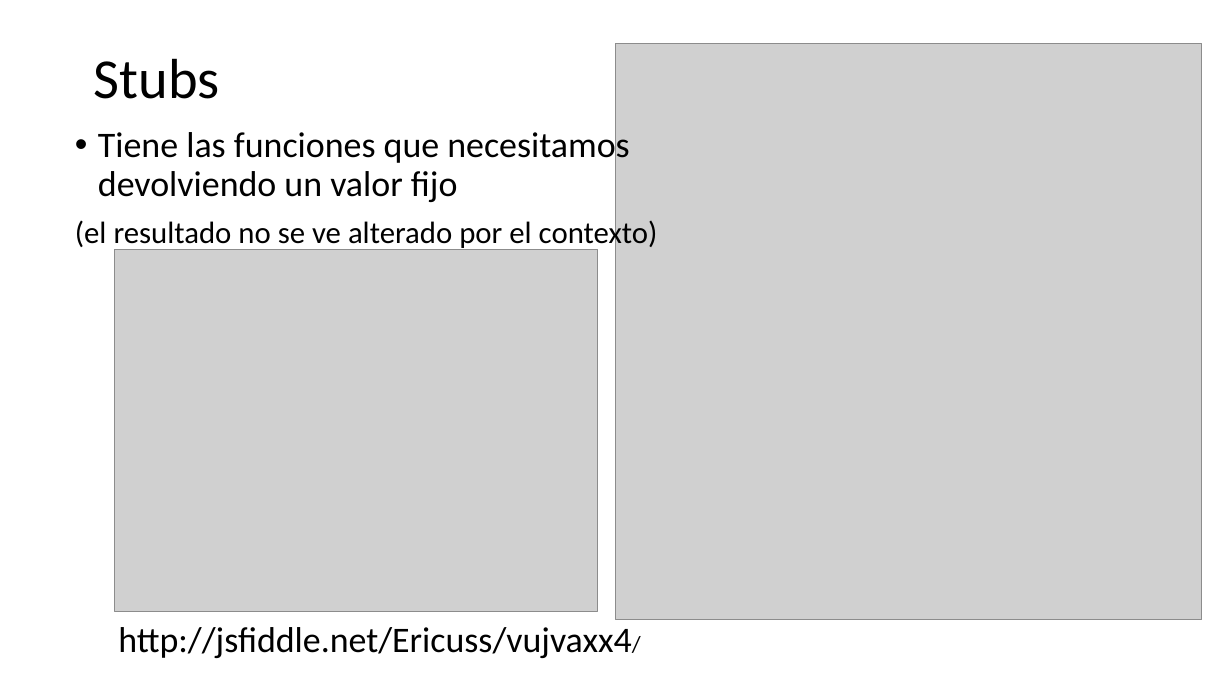
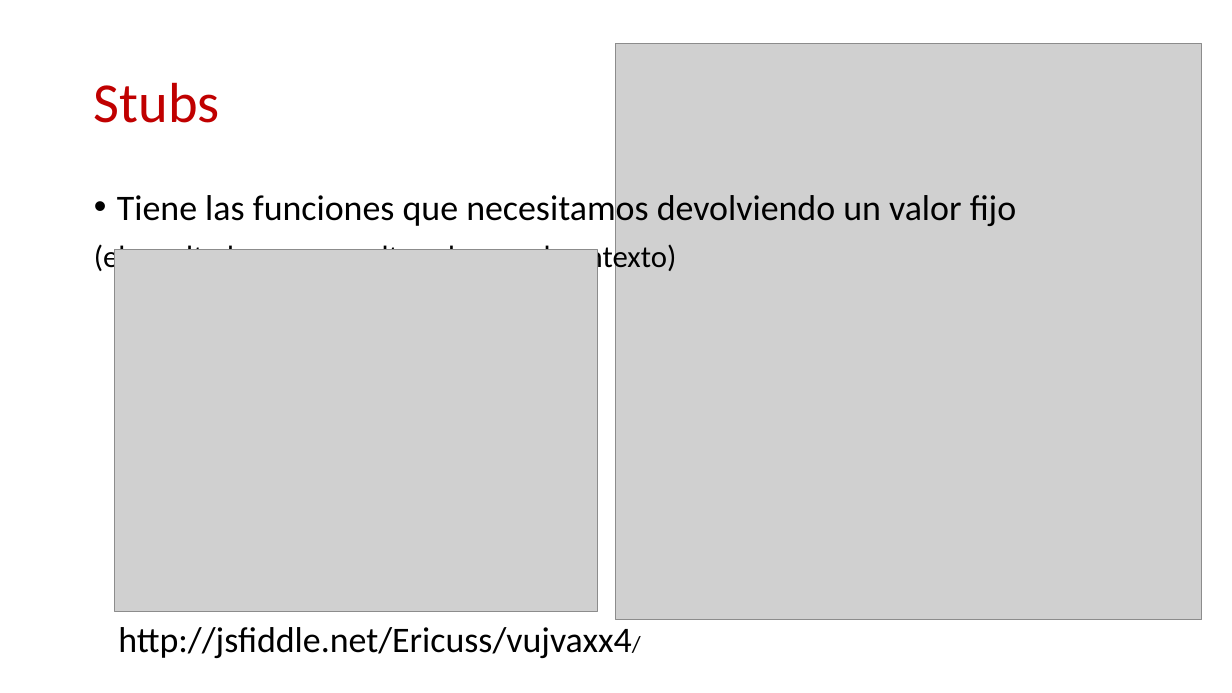
Before and after one commit to ericuss/TDD-Miercolex-Tokiota, a slide deck: slide 6 of Documentacion/jasmine.pptx. Drawn at 1232x693 pixels with LibreOffice and Linux fonts; fonts in the diff are those of the drawing; grey boxes stand for pictures; background and template pictures are left out. Boxes give left, top, right and bottom in pixels: in the first picture for what was removed or moved away, otherwise in the second. Text is boxed around its words. In the diff, an @@ line names an element or a change of style, - is before the commit and + after.

```diff
--- a/Documentacion/jasmine.pptx
+++ b/Documentacion/jasmine.pptx
@@ title "Stubs": place and size @@
-title "Stubs" at [94, 58, 220, 99]
+title "Stubs" at [94, 82, 220, 123]
@@ title "Stubs" at [94, 82, 220, 123]: text colour #000000 to #C00000 @@
@@ text "Tiene las funciones que necesitamos ..." rewrapped from [75, 127, 658, 251] to [94, 190, 1017, 275] @@
```
Also in this commit, not shown: 5 other slides changed, 5 slides added, 1 slide removed.
